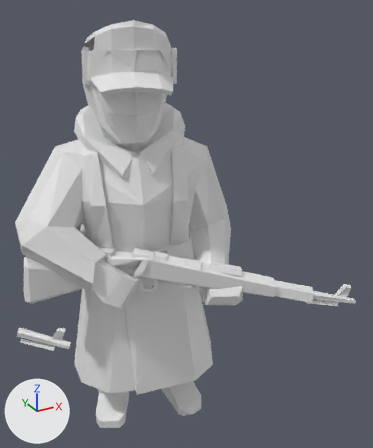
Two versions of the glTF model web/public/pezzi/bulge_german_inf_1.glb, one commit apart.
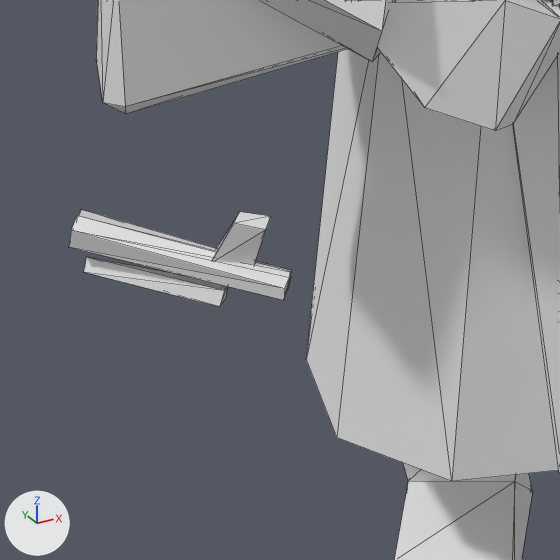
Each version is shown whole from a 50 mm camera at (-0.1539, -0.3122, 0.3368) aimed at (0.0177, -0.0003, 0.1808), then close up on the part from 0% to 36% of the width and 62% to 92% of the height. Lighting does not change. The marker at lower left points along +X, +Y and +Z. The older version's two pictures come first. The close-ups show mesh edges as thin lines. Materials are left out; every surface is plain grey. Vertices at exactly the same position are counted once.

Script lines for the objects in view, before the commit:
```python
me_bulge_german_inf_glb = bpy.data.meshes.new('bulge_german_inf.glb')
me_bulge_german_inf_glb.from_pydata(...)  # 728 vertices, 1316 faces; spans x -0.115..0.115, y -0.084..0.084, z 0.0..0.324
me_bulge_german_inf_glb.materials.append(mat_figura)
ob_bulge_german_inf_glb = bpy.data.objects.new('bulge_german_inf.glb', me_bulge_german_inf_glb)
ob_bulge_german_inf_glb.location = (0.0, 0.0, 0.0)
```
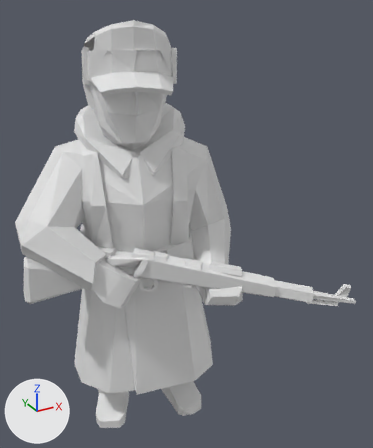
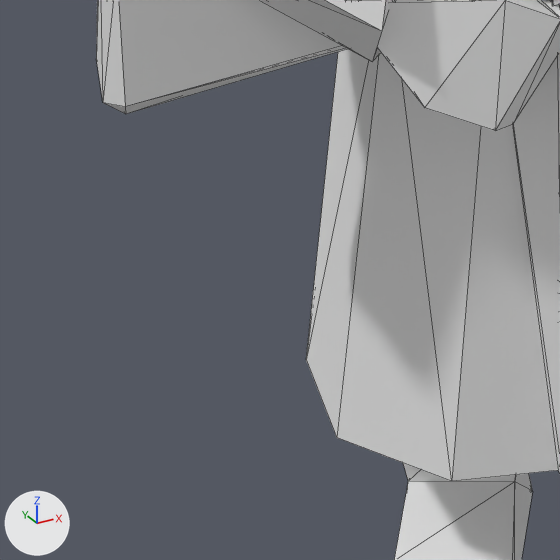
The newer file is also turned or shifted as a whole; pictures and numbers use the older file's frame.

Boxes [x1, y1, x2, y2] around the edits, measured in the close-ups (560 x 560 px):
'bulge_german_inf.glb', reshaped
    before: [69, 0, 560, 560]
    after: [96, 0, 560, 560]
part 1 of me_bulge_german_inf_glb, deleted
    before: [69, 209, 292, 300]
part 2 of me_bulge_german_inf_glb, deleted
    before: [213, 212, 271, 265]
part 3 of me_bulge_german_inf_glb, deleted
    before: [84, 257, 228, 307]

What the commit changed:
me_bulge_german_inf_glb is used by ob_bulge_german_inf_glb; location (0.0, 0.0, 0.0).
me_bulge_german_inf_glb had 728 vertices, 1316 faces and spanned x -0.115..0.115, y -0.084..0.084, z 0.0..0.324.
me_bulge_german_inf_glb now has 697 vertices, 1266 faces and spans x -0.103..0.115, y -0.084..0.084, z 0.0..0.324.
me_bulge_german_inf_glb part 1: the loose piece of 15 vertices spanning x -0.115..-0.084, y -0.029..-0.003, z 0.123..0.135 is deleted.
me_bulge_german_inf_glb part 2: the loose piece of 9 vertices spanning x -0.096..-0.086, y -0.027..-0.018, z 0.127..0.138 is deleted.
me_bulge_german_inf_glb part 3: the loose piece of 7 vertices spanning x -0.113..-0.093, y -0.023..-0.006, z 0.121..0.126 is deleted.
